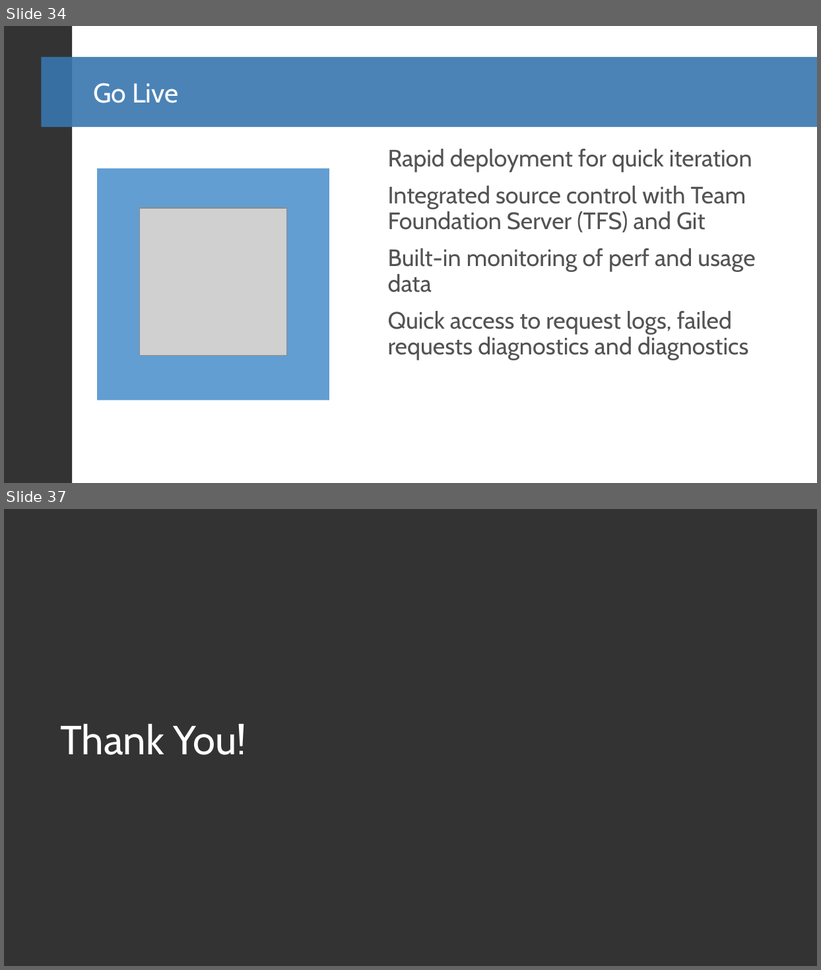
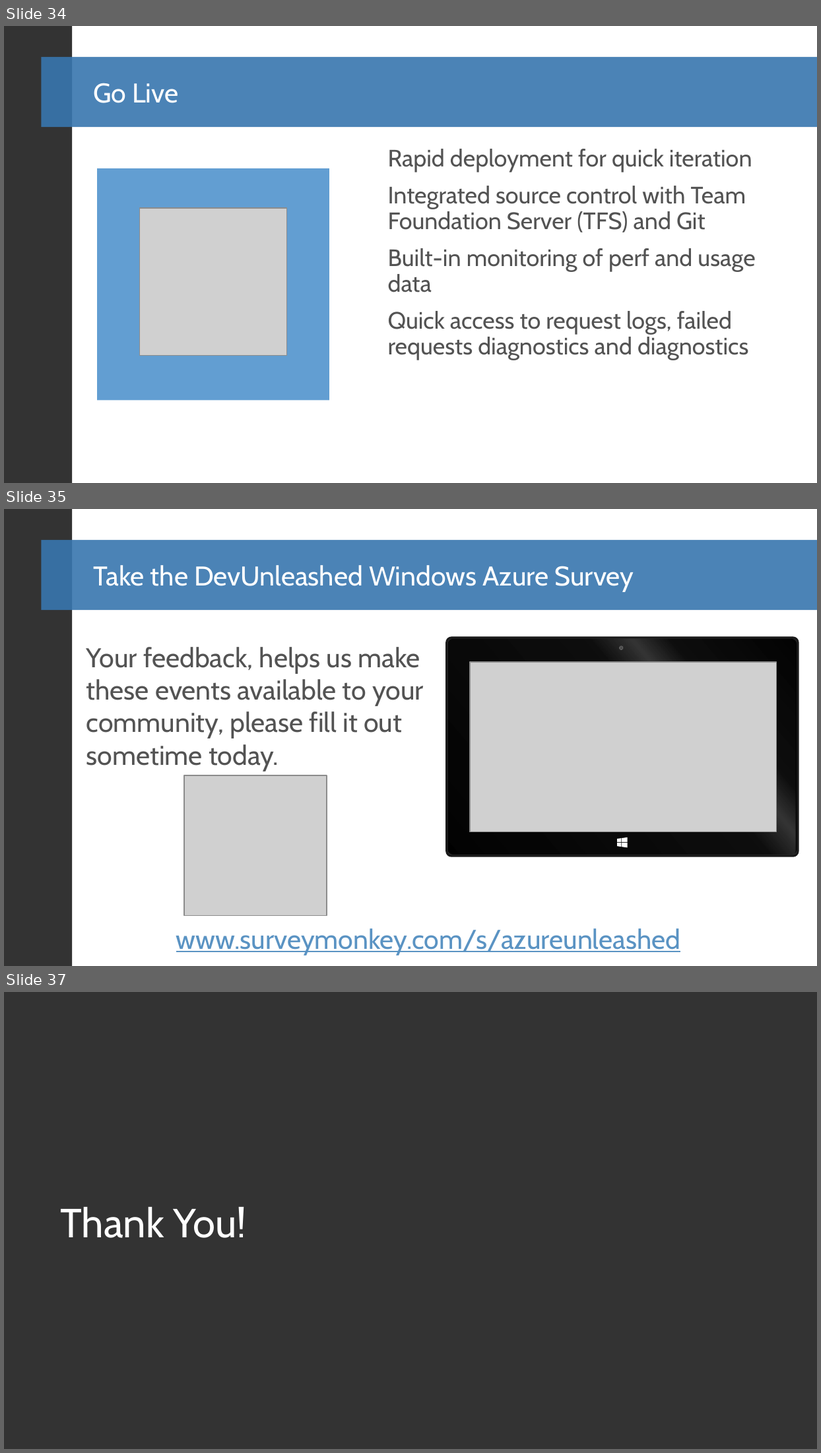
Before and after one commit to BretStateham/WindowsAzureUnleashed, a slide deck: Presentations/01_WindowsAzureWebSites.pptx. Shown one above the other, each under a label of ours: slides 34 and 37 before the commit, slides 34, 35 and 37 after it; the slides between them are not shown. The pictures are 821x970 and 821x1453 pixels, drawn with LibreOffice and Linux fonts; fonts in the diff are those of the drawing; grey boxes stand for pictures; background and template pictures are left out. Boxes give left, top, right and bottom in pixels: in the first picture for what was removed or moved away, otherwise in the second. Text is boxed around its words. In the diff, an @@ line names an element or a change of style, - is before the commit and + after.

Commit message:
Added Survey Slide to all decks
Partial completion of the Azure Virtual Machines Deck as well

```diff
--- a/Presentations/01_WindowsAzureWebSites.pptx
+++ b/Presentations/01_WindowsAzureWebSites.pptx
@@ slide 35 added at bbox=[4, 509, 817, 966], background #FFFFFF; not listed: 2 template elements that a slide beside it also shows @@
@@ title added at bbox=[93, 565, 634, 592], 24 pt, text #FFFFFF @@
+Take the DevUnleashed Windows Azure Survey
@@ text added at bbox=[86, 647, 424, 772], 24 pt, text #525252 @@
+Your feedback, helps us make these events available to your community, please fill it out sometime today.
@@ group added at bbox=[447, 638, 799, 856]: 4 freeform shapes, 2 ellipses @@
@@ picture added at bbox=[470, 662, 776, 832] @@
@@ picture added at bbox=[185, 776, 327, 916] @@
@@ text added at bbox=[176, 929, 680, 956], 24 pt, text #5A93C3, underline @@
+www.surveymonkey.com/s/azureunleashed
```
Also in this commit, not shown: 1 slide changed, 1 slide removed, 2 other files.
